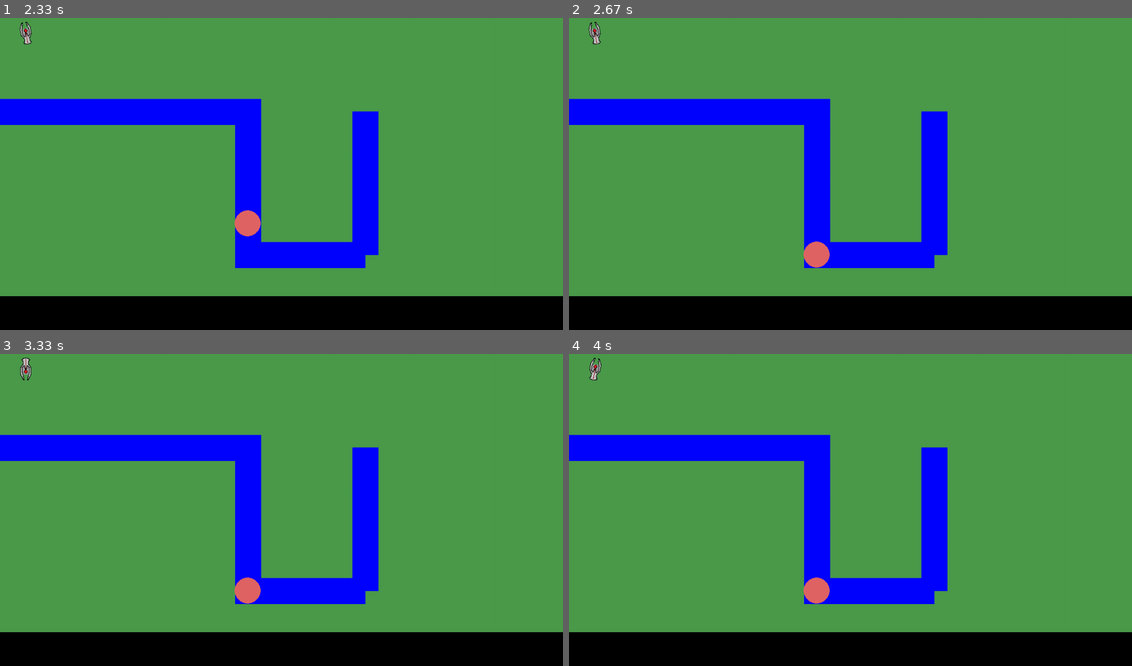
Above: before the commit, frames 1-4 (two rows, left to right).
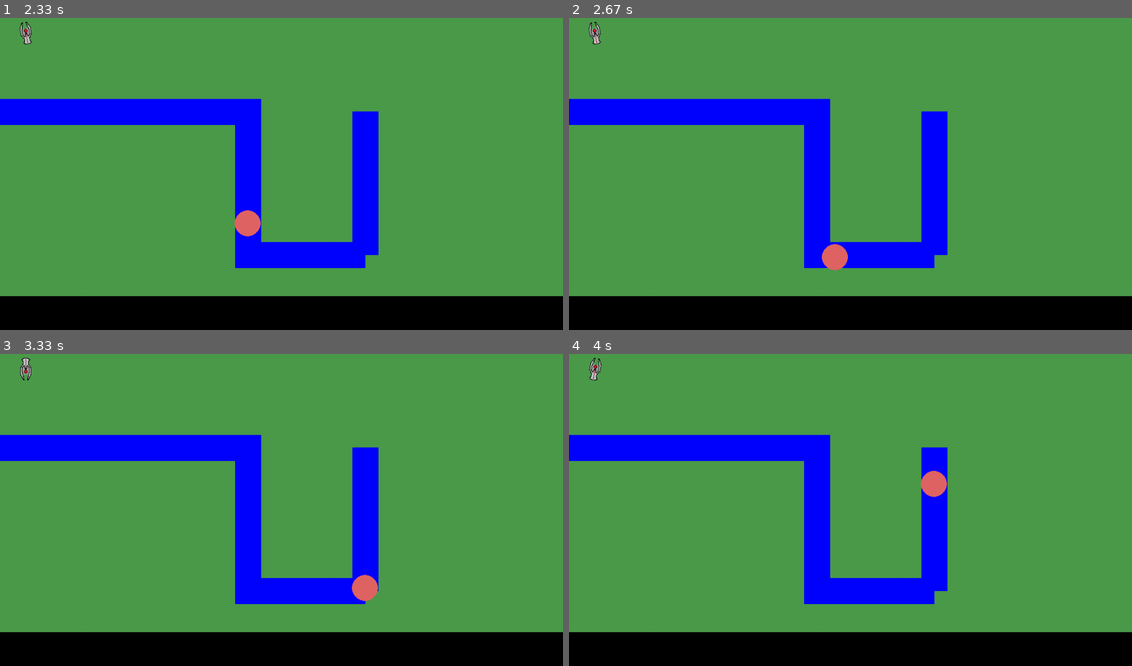
Above: after the commit, the same moments.

Repository: rhit-catapult/pygameproject-team0
Game: pygame game, started from project.py
Same seed, same stepped clock (60 frames per second), same inputs: the game is played once before the commit and once after it.
Inputs:
- Up to frame 1 (2.33 s): hold Right 0.33-0.8 s; hold Right 0.83-1.3 s; hold Left 1.33-1.87 s; hold Left 1.9-2.3 s
- Up to frame 2 (2.67 s): no input
- Up to frame 3 (3.33 s): hold Left from 3 s (still down)
- Up to frame 4 (4 s): release Left at 3.47 s; hold Right 3.5-3.97 s

Frame 1 is identical in both runs. In frame 2, 0.5% of the frame differs, in the area x 41-50%, y 71-81%; in frame 3, 0.6%; in frame 4, 0.6%, in the area x 41-68%, y 37-81%.

Commit message:
new code stuff

Diff:
--- a/project.py
+++ b/project.py
@@ -61,12 +61,21 @@
 
         if self.x <= 470 and self.y == 200:
             self.speed_x = 5
-        elif self.x >= 470 and self.y <= 470:
+        elif 470 <= self.x <= 500 and self.y <= 475:
             self.speed_x = 0
             self.speed_y = 5
-        else :
+            print(self.y)
+        elif self.x <= 695 and self.y >= 470:
+            self.speed_x = 5
+            self.speed_y = 0
+            print(self.y)
+        elif self.y >= 200:
             self.speed_x = 0
-            self.speed_y = 0
+            self.speed_y = -5
+            print(self.y)
+            print(self.x)
+
+
 
 
 
